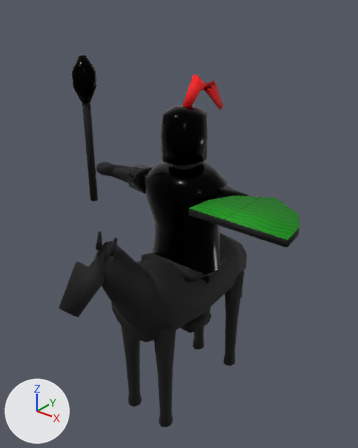
The glTF model public/models/units/armored_knight_rigged.glb, before and after one commit.
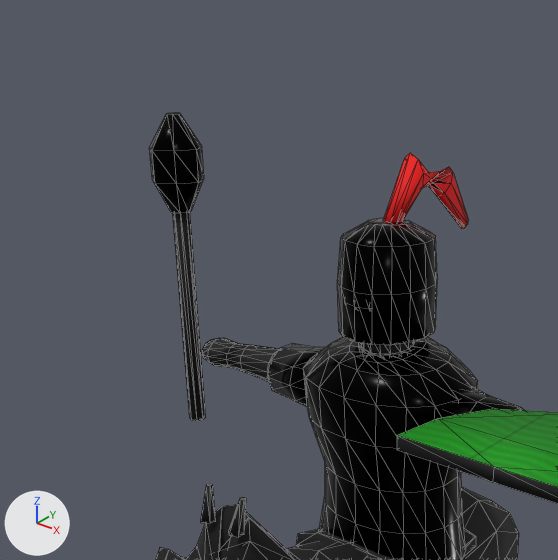
Each version appears first whole from a camera (50 mm lens) standing at (0.751, -0.96, 1.152) and looking at (0.009, -0.032, 0.576), and next in a close-up on the part from 0% to 74% of the width and 0% to 60% of the height. Lighting does not change. The marker at lower left points along +X, +Y and +Z. The first two pictures are the older version. The close-ups show mesh edges as thin lines. Where no turn or scale is listed for an object, it has been applied to the vertices.

The first close-up shows 'KnightMaceWeapon', 'MedievalArmoredKnight', 'Shield'.
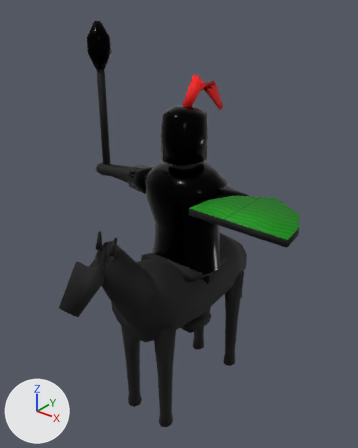
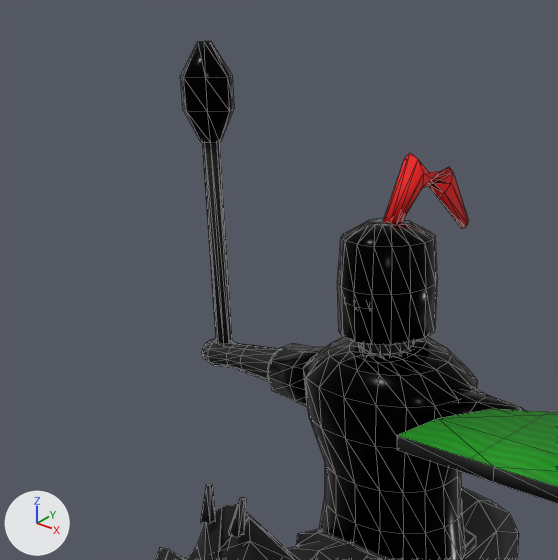
What differs and where, as boxes [x1, y1, x2, y2] in the close-ups (558 x 560 px):
'KnightMaceWeapon', moved
    before: [149, 113, 206, 421]
    after: [180, 41, 235, 344]

Edits to the bpy script that builds the scene:
```text
Change ob_knightmaceweapon:
    ob_knightmaceweapon.location: (-0.295, -0.056, 0.653) -> (-0.295, 0.004, 0.733)
```
